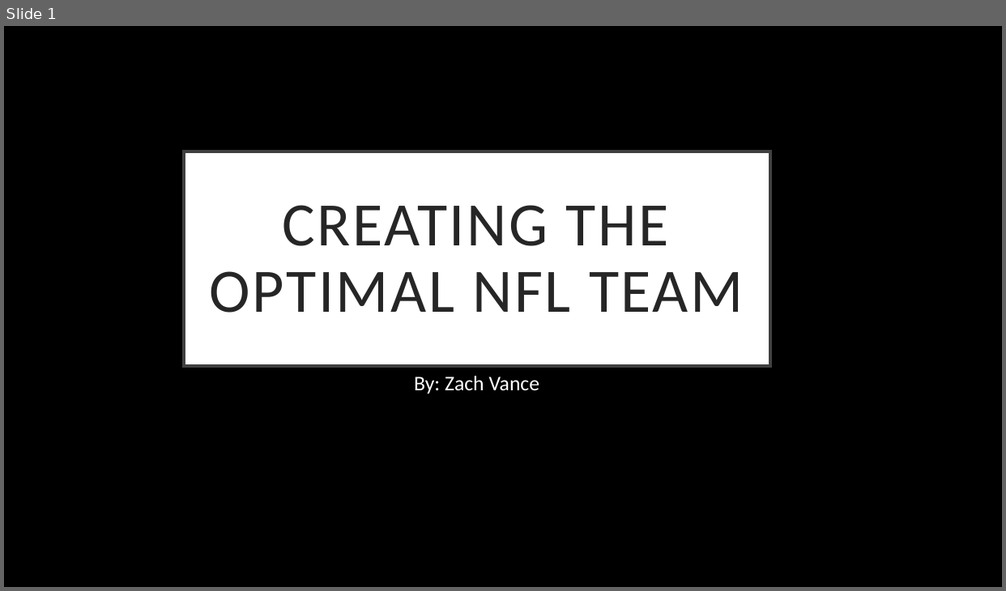
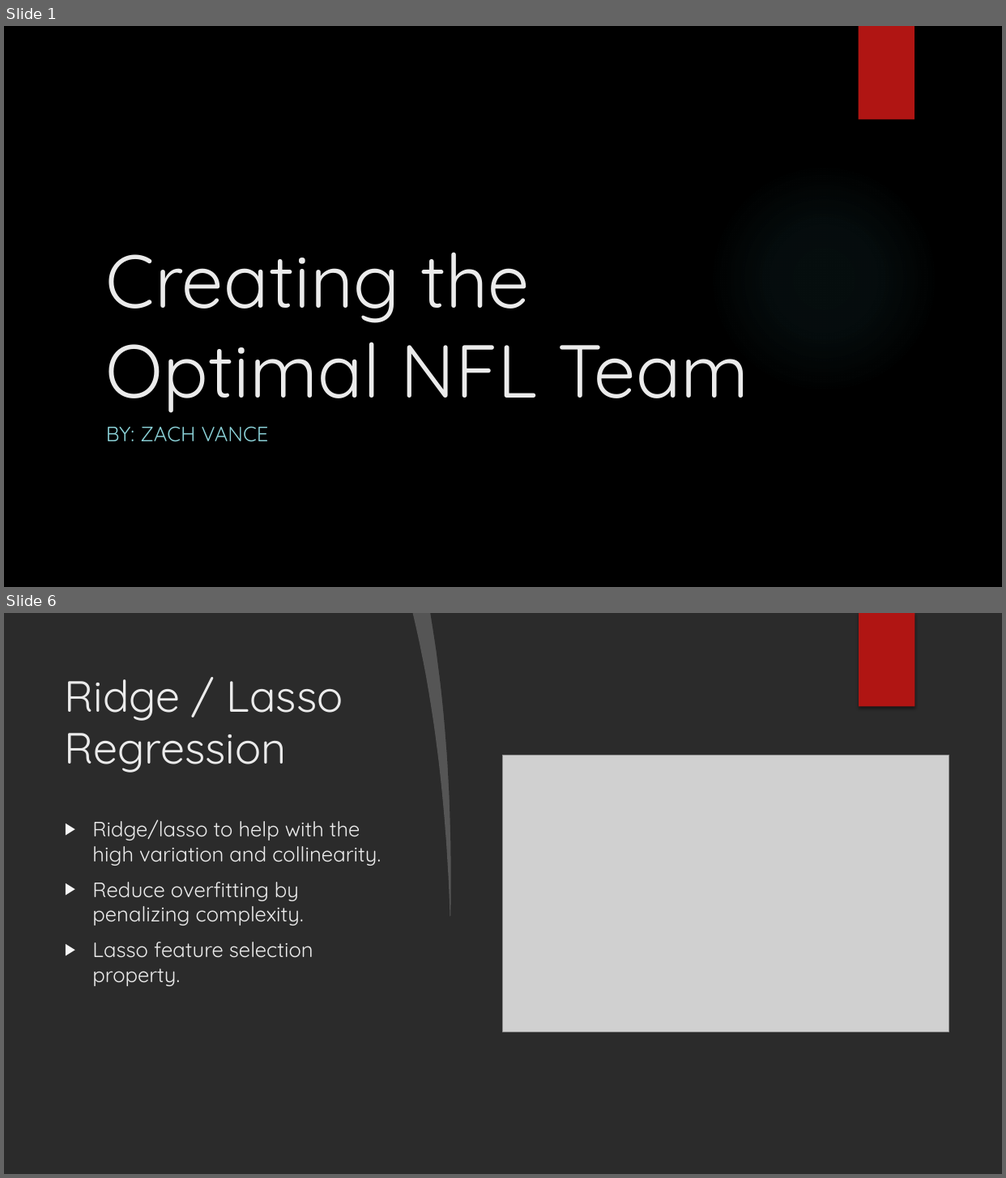
Before and after one commit to zvance1/win-now, a slide deck: presentation/projectPresentaion.pptx. Shown one above the other, each under a label of ours: slide 1 before the commit, slides 1 and 6 after it; the slides between them are not shown. The pictures are 1006x591 and 1006x1178 pixels, drawn with LibreOffice and Linux fonts; fonts in the diff are those of the drawing; grey boxes stand for pictures; background and template pictures are left out; a plain dark background stands for a picture behind light text. Boxes give left, top, right and bottom in pixels: in the first picture for what was removed or moved away, otherwise in the second. Text is boxed around its words. In the diff, an @@ line names an element or a change of style, - is before the commit and + after.

```diff
--- a/presentation/projectPresentaion.pptx
+++ b/presentation/projectPresentaion.pptx
@@ slide 6 added at <box>4,613,1002,1174</box>, background picture (left out) @@
@@ freeform shape added at <box>413,613,458,917</box>, fill #FFFFFF at 20% opacity @@
@@ freeform shape added at <box>430,613,1002,1174</box>, fill #FFFFFF @@
@@ rectangle added at <box>859,613,914,707</box>, fill #B01513 @@
@@ rectangle added at <box>859,613,915,707</box>, fill #B01513 @@
@@ title added at <box>65,679,343,773</box>, 42 pt, text #EBEBEB @@
+Ridge / Lasso Regression
@@ picture added at <box>503,756,948,1033</box> @@
@@ ellipse added at <box>709,750,939,981</box>, fill gradient #F3F3F3 @@
@@ text added at <box>92,820,381,986</box>, 20 pt, text #EBEBEB @@
+▶ Ridge/lasso to help with the high variation and collinearity.
+▶ Reduce overfitting by penalizing complexity.
+▶ Lasso feature selection property.
@@ slide 1 changed as well @@
@@ rectangle added at <box>859,26,914,120</box>, fill #B01513 @@
@@ title "Creating the Optimal NFL Team": place and size @@
-title "Creating the Optimal NFL Team" at <box>184,152,770,367</box>
+title "Creating the Optimal NFL Team" at <box>106,252,749,413</box>
@@ title "Creating the Optimal NFL Team" at <box>106,252,749,413</box>: vertical alignment middle to bottom; fill #FFFFFF to none; outline #404040 3 pt to none @@
@@ ellipse added at <box>709,163,939,394</box>, fill gradient #50B9C1 @@
@@ title at <box>106,252,749,413</box>: text changed; size 59.4 to 72 pt; font Calibri to Quicksand; text colour #262626 to #EBEBEB @@
-CREATING THE OPTIMAL NFL TEAM
+Creating the Optimal NFL Team
@@ subtitle at <box>106,426,269,442</box>: text changed; font Calibri to Quicksand; text colour #FFFFFF to #8AD0D6 @@
-By: Zach Vance
+BY: ZACH VANCE
```
Also in this commit, not shown: 8 other slides added, 1 slide removed, 2 other files.
